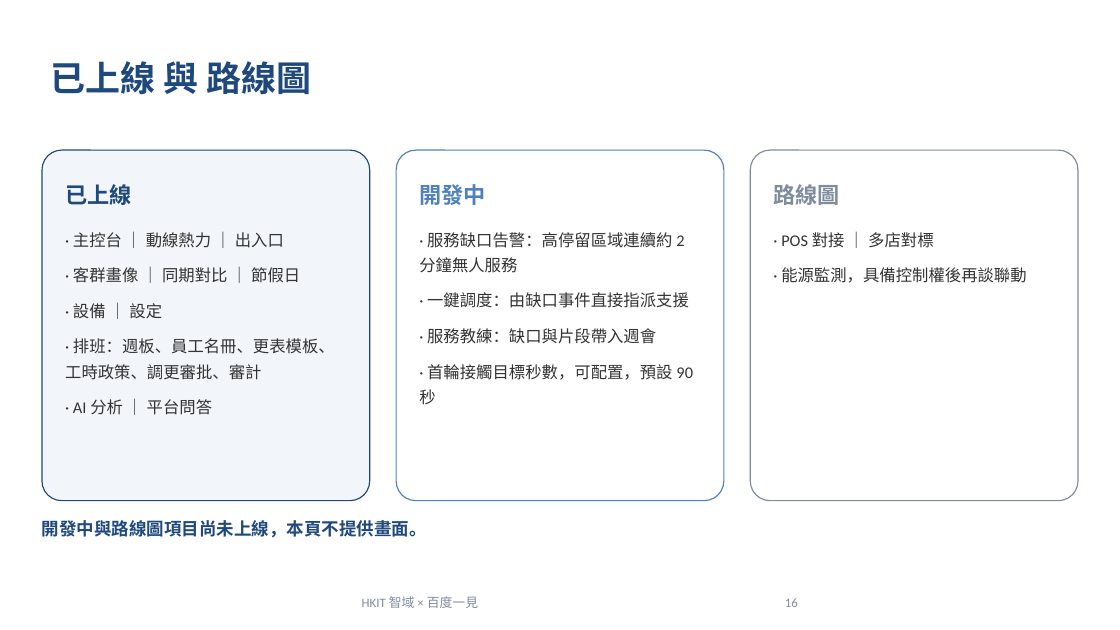
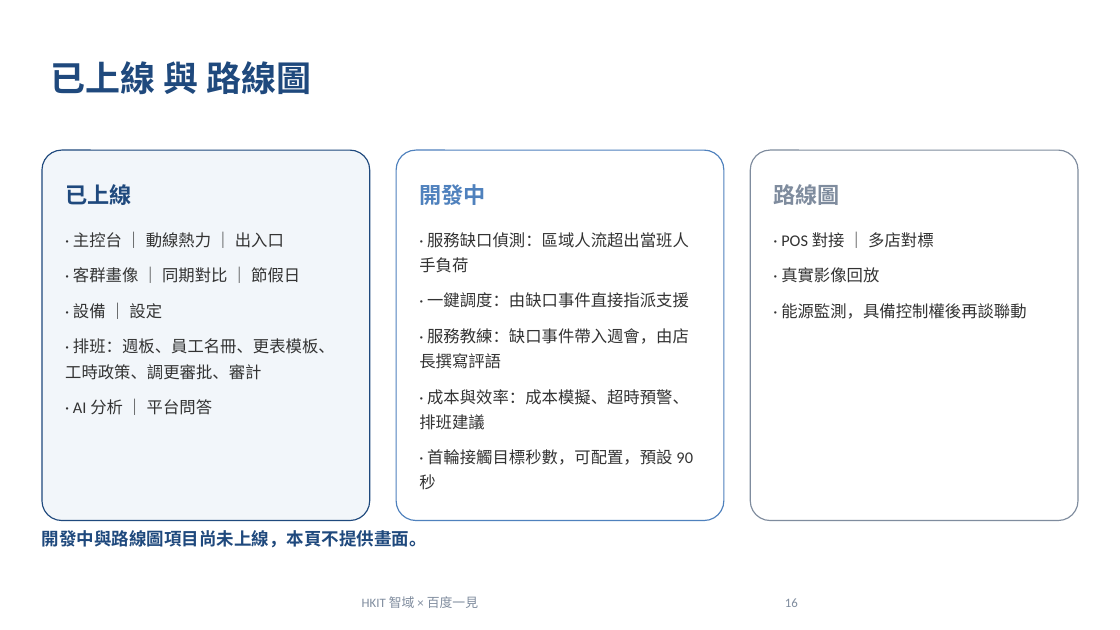
Before and after one commit to RyanHKIT/Retail.ifmphk, a slide deck: slide 16 of docs/presentation/IFMP-Retail-deck-v1.pptx. Drawn at 1120x630 pixels with LibreOffice and Linux fonts; fonts in the diff are those of the drawing; background and template pictures are left out. Boxes give left, top, right and bottom in pixels: in the first picture for what was removed or moved away, otherwise in the second. Text is boxed around its words. In the diff, an @@ line names an element or a change of style, - is before the commit and + after.

```diff
--- a/docs/presentation/IFMP-Retail-deck-v1.pptx
+++ b/docs/presentation/IFMP-Retail-deck-v1.pptx
@@ rounded rectangle: place and size @@
-rounded rectangle at <box>42,150,370,501</box>
+rounded rectangle at <box>42,150,370,521</box>
@@ rounded rectangle: place and size @@
-rounded rectangle at <box>397,150,724,501</box>
+rounded rectangle at <box>397,150,724,521</box>
@@ rounded rectangle: place and size @@
-rounded rectangle at <box>750,150,1078,501</box>
+rounded rectangle at <box>750,150,1078,521</box>
@@ text at <box>419,232,689,273</box>: text changed @@
-· 服務缺口告警：高停留區域連續約 2 分鐘無人服務
+· 服務缺口偵測：區域人流超出當班人手負荷
@@ text at <box>781,267,879,283</box>: paragraph added @@
+· 真實影像回放
@@ text at <box>419,328,689,430</box>: text changed @@
-· 服務教練：缺口與片段帶入週會
+· 服務教練：缺口事件帶入週會，由店長撰寫評語
+· 成本與效率：成本模擬、超時預警、排班建議
@@ text "開發中與路線圖項目尚未上線，本頁不提供畫面。": place and size @@
-text "開發中與路線圖項目尚未上線，本頁不提供畫面。" at <box>42,520,427,538</box>
+text "開發中與路線圖項目尚未上線，本頁不提供畫面。" at <box>42,530,427,548</box>
```
Also in this commit, not shown: 3 other slides changed, 1 slide added, 3 other files.
